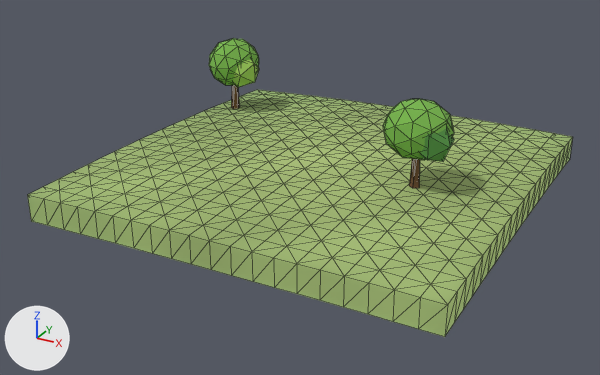
An edit to the glTF model client/public/models/chunks/0_3.glb, drawn before and after from the same camera.
The view is the same before and after, from a camera (50 mm lens) standing at (41.3, -156.5, 24.8) and looking at (14.2, -107.2, 0.2). The axes (+X, +Y, +Z) are drawn at lower left. The lights are the same throughout. The first picture is the older version. Mesh edges are drawn as thin lines. Vertices at exactly the same position are counted once.

The scene before the commit, as lines of its bpy script (objects in view):
```python
me_scenery = bpy.data.meshes.new('scenery')
me_scenery.from_pydata(...)  # 132 vertices, 240 faces; spans x -0.1..25.6, y -109.1..-94.6, z 1.5..8.3
me_scenery.materials.append(mat_opaque_matte_vertex_colors)
# before: 0 (23.0, -107.2, 5.3), 2 (23.2, -107.1, 5.3), 4 (23.1, -106.8, 5.3), 6 (22.9, -106.8, 5.3), 8 (22.8, -107.1, 5.3)
# before: 10 (23.0, -107.0, 5.3)
# before: 66 (2.0, -97.2, 4.8), 68 (2.2, -97.1, 4.8), 70 (2.1, -96.8, 4.8), 72 (1.9, -96.8, 4.8), 74 (1.8, -97.1, 4.8)
# before: 76 (2.0, -97.0, 4.8)
me_terrain = bpy.data.meshes.new('terrain')
me_terrain.from_pydata(...)  # 521 vertices, 960 faces; spans x 0.0..30.0, y -120.0..-90.0, z -1.0..2.1
me_terrain.materials.append(mat_opaque_matte_vertex_colors)
ob_scenery = bpy.data.objects.new('scenery', me_scenery)
ob_scenery.location = (0.0, 0.0, 0.0)
ob_terrain = bpy.data.objects.new('terrain', me_terrain)
ob_terrain.location = (0.0, 0.0, 0.0)
```
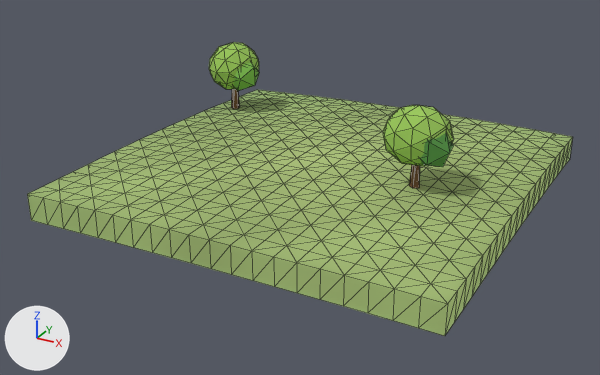
Boxes (x1, y1, x2, y2) around the edits, measured in the pictures (600 x 375 px; the box of a moved part takes in the faces that stretch with it):
'scenery', reshaped, recoloured: before (209, 38, 454, 188); after (209, 42, 454, 188)
part 1 of me_scenery, moved or reshaped: before (383, 99, 454, 160); after (383, 105, 454, 166)
part 2 of me_scenery, moved or reshaped: before (420, 127, 454, 162); after (420, 133, 454, 167)
part 3 of me_scenery, moved or reshaped: before (209, 38, 259, 85); after (209, 42, 259, 89)
part 4 of me_scenery, moved or reshaped: before (233, 60, 259, 88); after (233, 63, 259, 91)
part 5 of me_scenery, moved or reshaped: before (409, 159, 420, 188); after (409, 165, 420, 188)
part 6 of me_scenery, moved or reshaped (mostly hidden): before (231, 85, 239, 109); after (231, 89, 239, 109)
part 7 of me_scenery, recoloured: (209, 42, 453, 160) in both

The change in detail:
me_scenery is used by ob_scenery; location (0.0, 0.0, 0.0).
me_scenery had 132 vertices, 240 faces and spanned x -0.1..25.6, y -109.1..-94.6, z 1.5..8.3.
me_scenery now has 132 vertices, 240 faces and spans x -0.1..25.6, y -109.1..-94.6, z 1.5..7.9.
me_scenery part 1: the loose piece of 42 vertices spanning x 20.6..25.4, y -109.1..-104.9, z 4.1..8.3 is moved by (0.0, 0.0, -0.4).
me_scenery part 2: the loose piece of 12 vertices spanning x 22.8..25.6, y -108.8..-106.2, z 4.4..7.0 is moved by (0.0, 0.0, -0.4).
me_scenery part 3: the loose piece of 42 vertices spanning x -0.1..4.1, y -99.4..-94.6, z 3.5..7.7 is moved by (0.0, 0.0, -0.3).
me_scenery part 4: the loose piece of 12 vertices spanning x 1.9..4.5, y -98.9..-96.1, z 3.8..6.5 is moved by (0.0, 0.0, -0.3).
Part 5, on me_scenery:
Vertices 0, 2, 4, 6, 8, 10 of me_scenery move by (0.0, 0.0, -0.3).
Part 6, on me_scenery:
Vertices 66, 68, 70, 72, 74, 76 of me_scenery move by (0.0, 0.0, -0.3).
me_scenery part 7: 180 faces centred in x 0.0..25.2, y -109.0..-94.8, z 3.8..8.1 are repainted in the vertex colours; the middle colour goes from green #78b54c to green #98c559.
